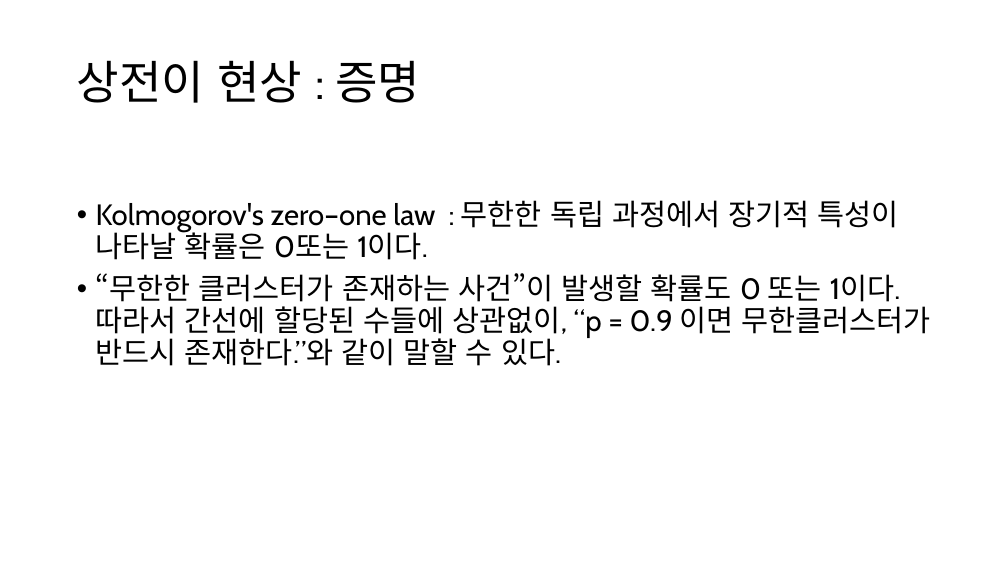
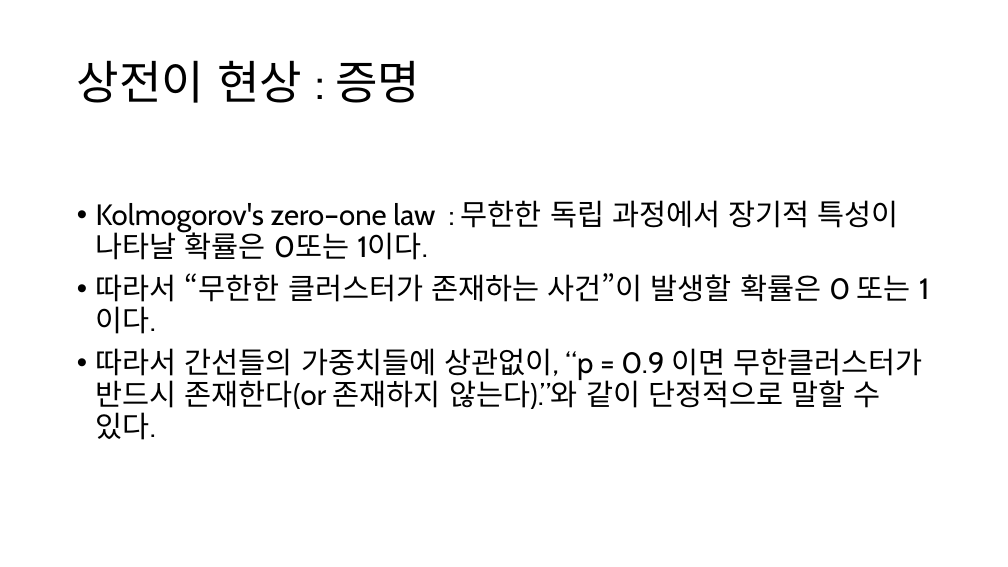
Before and after one commit to singrum/percolation-model, a slide deck: slide 10 of percolation.pptx. Drawn at 1008x567 pixels with LibreOffice and Linux fonts; fonts in the diff are those of the drawing. Boxes give left, top, right and bottom in pixels: in the first picture for what was removed or moved away, otherwise in the second. Text is boxed around its words. In the diff, an @@ line names an element or a change of style, - is before the commit and + after.

```diff
--- a/percolation.pptx
+++ b/percolation.pptx
@@ text at box(96, 273, 922, 440): text changed @@
-• “무한한 클러스터가 존재하는 사건”이 발생할 확률도 0 또는 1이다. 따라서 간선에 할당된 수들에 상관없이, “p = 0.9 이면 무한클러스터가 반드시 존재한다.”와 같이 말할 수 있다.
+• 따라서 “무한한 클러스터가 존재하는 사건”이 발생할 확률은 0 또는 1이다.
+• 따라서 간선들의 가중치들에 상관없이, “p = 0.9 이면 무한클러스터가 반드시 존재한다(or 존재하지 않는다).”와 같이 단정적으로 말할 수 있다.
```
Also in this commit, not shown: 5 other slides changed, 5 slides added, 7 slides removed, 1 other file.
